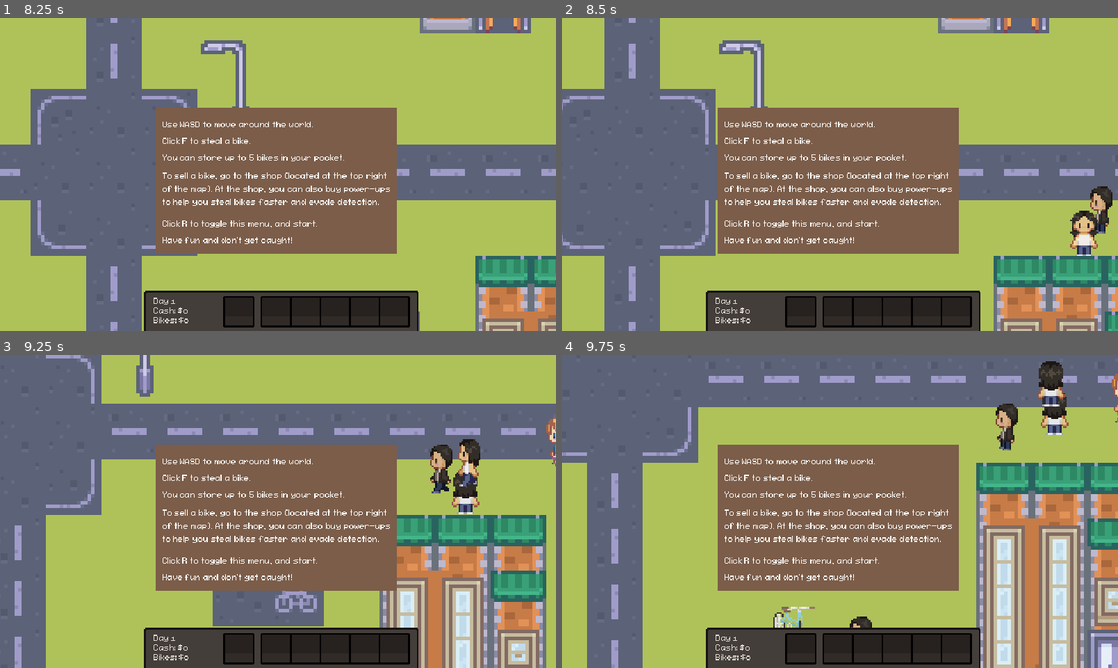
Above: before the commit, frames 1-4 (two rows, left to right).
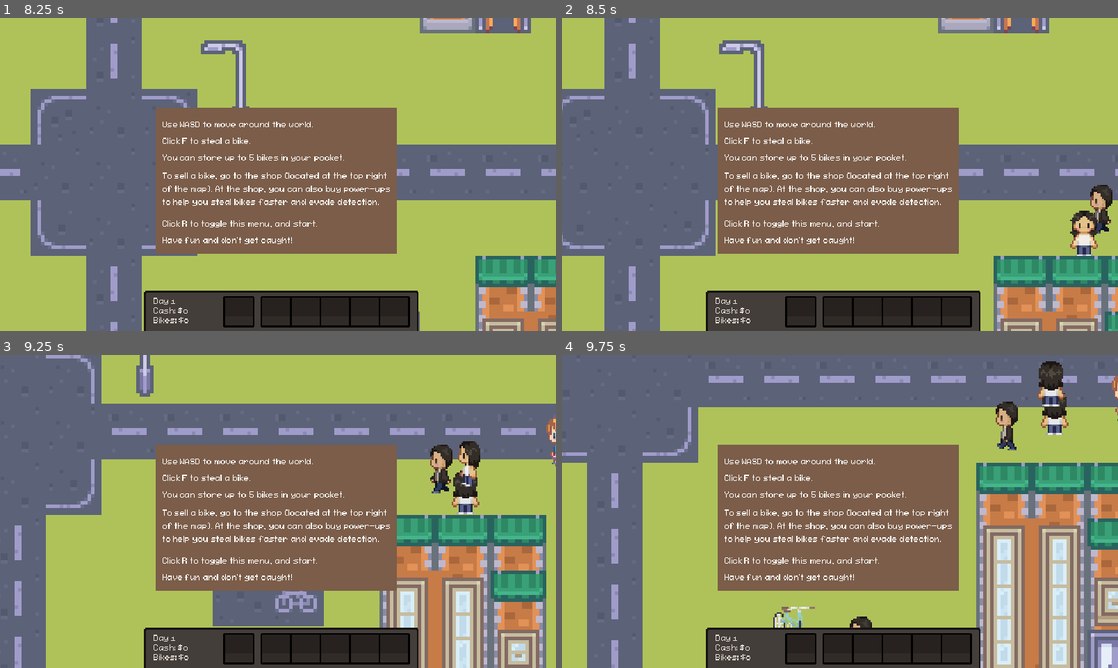
Above: after the commit, the same moments.

Repository: nithinsenthil/UCDBTS
Game: Godot game, scene res://Scenes/title.tscn
The game is run twice, just before and just after one commit, with the same random seed, the same clock (stepped at 60 frames per second) and the same inputs.
Inputs (mouse positions are in pixels of both pictures, inside the frame that each line leads up to):
- Up to frame 1 (8.25 s): click (278, 177) at 0.5 s; tap F (Interact) every 0.75 s from 1.25 to 4.25 s; move the mouse to (400, 158) at 1.27 s; hold D (Right) 1.28-2.03 s; tap L (BikeMinigameEnd) at 1.35, 5.85 s; move the mouse to (166, 190) at 2.02 s; hold S (Down) 2.03-2.78 s; tap K (BikeMinigameStart) at 2.1, 6.6 s; move the mouse to (333, 105) at 2.77 s; hold D (Right) 2.78-3.53 s; tap P (CameraControlsOff) at 2.85, 7.35 s; move the mouse to (250, 237) at 3.52 s; hold W (Up) 3.53-4.28 s; tap O (CameraControlsOn) at 3.6, 8.1 s; move the mouse to (444, 221) at 4.27 s; hold F (Interact) 4.28-5.03 s; hold A (Left) 4.28-5.78 s; move the mouse to (111, 127) at 5.02 s; right-click (111, 127) at 5.1 s; move the mouse to (305, 174) at 5.77 s; hold S (Down) 5.78-6.53 s; move the mouse to (194, 96) at 6.52 s; hold D (Right) 6.53-7.28 s; move the mouse to (400, 158) at 7.27 s; hold W (Up) 7.28-8.03 s; move the mouse to (166, 190) at 8.02 s; hold D (Right) from 8.03 s (still down)
- Up to frame 2 (8.5 s): keep holding D (Right)
- Up to frame 3 (9.25 s): move the mouse to (333, 442) at 8.77 s; release D (Right) at 8.78 s; hold S (Down) from 8.78 s (still down); hold F (Interact) from 8.78 s (still down)
- Up to frame 4 (9.75 s): move the mouse to (812, 574) at 9.52 s; release S (Down) at 9.53 s; release F (Interact) at 9.53 s; hold A (Left) from 9.53 s (still down); right-click (812, 574) at 9.6 s

Frame 1 is identical in both runs. In frame 2, 0.1% of the frame differs, in the area x 95-99%, y 53-69%; in frame 3, 0.2%; in frame 4, 0.2%, in the area x 78-100%, y 6-31%.

Commit message:
Fix using missing animation RUN instead of WALK

Diff:
--- a/ucdbts/Scripts/NPC/States/walking.gd
+++ b/ucdbts/Scripts/NPC/States/walking.gd
@@ -6,7 +6,7 @@
 	super(npc)
 
 	npc.get_node("Locomotion").set_physics_process(true)
-	npc.get_node("Sprite2D")._on_sprite_change(_npc._facing, Character.Action.RUN)
+	npc.get_node("Sprite2D")._on_sprite_change(_npc._facing, Character.Action.WALK)
 	_timeout = 5.0
 
 
